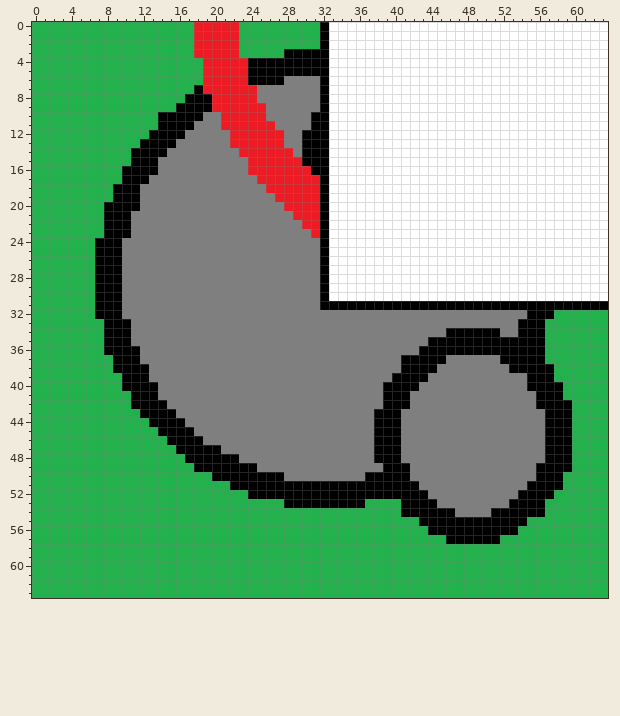
File history of a pixel-art sprite, src/Base3.png. Above, as it was before the edit.
The file is 64x64 pixels. Colours within 5 levels of each other are drawn and written as one.
The same view after the edit:
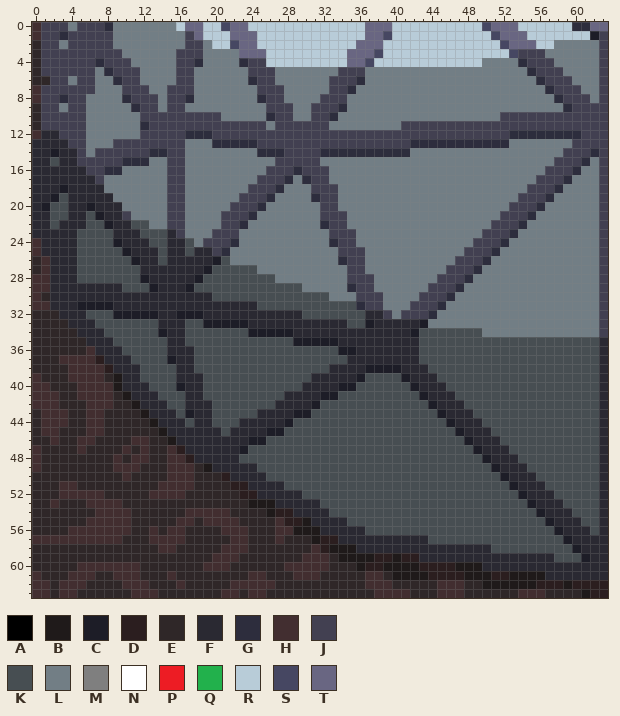
Palette (. is transparent): A #000000  B #1f1a1a  C #1d1d27  D #2b1e1f  E #2f2728  F #2a2932  G #2d2d3d  H #422e30  J #424051  K #474e52  L #727e85  M #7f7f7f  N #ffffff  P #ed1c24  Q #22b14c  R #b8ccd8  S #464762  T #696682
What changed:
Changed rows in their new state; - is an unchanged pixel.
first column x 0:
 0 HJJJLJJJGLLLLLLLRTTRRSTTRRRRRRRRRRRRRTTTRRRRRRRRRRSTTTRRRRRRGGTT
 1 HJJGJJJJJLLLLLLLLJTRRRTTTRRRRRRRRRRRRTTSRRRRRRRRRRRSTTTRRRRRRRCJ
 2 EJJLJJJJJLLLLLLLLJJLRRSTTRRRRRRRRRRRTTTRRRRRRRRRRRRRSTTTRRLLLLLJ
 3 EJJJJJJJJJLLLLLLJJJLLLLTTTRRRRRRRRRTTTSRRRRRRRRRRRRRRSJJJLLLLLLJ
 4 EJJJJJJGJJJLLLLLJJGLLLLGJJRRRRRRRRRTTSRRRRRRRRRRRRLLLLGJJJLLLLLJ
 5 EJJJJJJLGJJJLLLLJJLLLLLLJJJLLLLLLLJJJLLLLLLLLLLLLLLLLLLGJJJLLLLJ
 6 EEJJLJJLLGJJLLLLJJLLLLLLGJJLLLLLLJJJGLLLLLLLLLLLLLLLLLLLGJJJLLLJ
 7 HJJJJJJLLLJJJLLJJJLLLLLLLJJJLLLLLJJGLLLLLLLLLLLLLLLLLLLLLGJJJLLJ
 8 HJJGJJLLLLGJJJLJJGLLLLLLLGJJLLLLJJJLLLLLLLLLLLLLLLLLLLLLLLGJJJLJ
 9 EJJLJJLLLLLGJJLJJLLLLLLLLLJJJLLJJJGLLLLLLLLLLLLLLLLLLLLLLLLGJJJJ
10 EJJJJJLLLLLLJJJJJJJJJLLLLLGJJLLJJGLLLLLLLLLLLLLLLLLLJJJJJJJJJJJJ
11 EJJJJJLLLLLLGJJJJJJJJJJJJJLJJJJJJLLLLLLLLJJJJJJJJJJJJJJJJJJJJJJJ
12 HFFJJJLLLLLLJJJJJGGGJJJJJJJJJJJJJJJJJJJJJJJJJJJJJJJJJGGGGGGGGJJJ
13 FFFFJJLLLJJJJJJJJLLLGGGGGJJJJJJJJJJJJJJJJJGGGGGGGGGGGLLLLLLLJJJJ
14 FFCFFJLJJJJJJGGJJLLLLLLLLGGGJJJJGGGGGGGGGGLLLLLLLLLLLLLLLLLJJJGJ
15 FFKFFJJJJJGGGLLJJLLLLLLLLLLJJJJJLLLLLLLLLLLLLLLLLLLLLLLLLLJJJGLJ
16 FFFFFFJJGGLLLLLJJLLLLLLLLLJJJGJJJLLLLLLLLLLLLLLLLLLLLLLLLJJJGLLJ
17 FFFFFFFJLLLLLLLJJLLLLLLLLJJJGLGJJLLLLLLLLLLLLLLLLLLLLLLLJJJGLLLJ
18 FFFCFFFFLLLLLLLJJLLLLLLLJJJGLLLJJJLLLLLLLLLLLLLLLLLLLLLJJJGLLLLJ
19 FFCKFFFFFLLLLLLJJLLLLLLJJJGLLLLGJJLLLLLLLLLLLLLLLLLLLLJJJGLLLLLJ
20 FCKKFFCFFFLLLLLJJLLLLLJJJGLLLLLLJJLLLLLLLLLLLLLLLLLLLJJJGLLLLLLJ
21 FFKKFFKCFFJLLLLJJLLLLJJJGLLLLLLLJJJLLLLLLLLLLLLLLLLLJJJGLLLLLLLJ
22 FFKFFFKKCFFKKLLJJLLLLJJGLLLLLLLLGJJLLLLLLLLLLLLLLLLJJJGLLLLLLLLJ
23 FFFFFKKKKFFFKKKFJLLLJJJLLLLLLLLLLJJJLLLLLLLLLLLLLLJJJGLLLLLLLLLJ
24 HFFFFKKKKCFFFKKFFKLJJJGLLLLLLLLLLGJJLLLLLLLLLLLLLJJJGLLLLLLLLLLJ
25 HFFFFKKKKKCFFFKFFKFFJGLLLLLLLLLLLLJJJLLLLLLLLLLLJJJGLLLLLLLLLLLJ
26 EHFFFKKKKKKCFFKFFFFFCKLLLLLLLLLLLLGJJLLLLLLLLLLJJJGLLLLLLLLLLLLJ
27 EHFFFKKKKKKKFFFFFFFCKKKKKLLLLLLLLLLJJLLLLLLLLLJJJGLLLLLLLLLLLLLJ
28 HHFFFKKKKKKKCFFFFFCKKKKKKKKLLLLLLLLJJJLLLLLLLJJJGLLLLLLLLLLLLLLJ
29 HHFFFFFFFFKKKCFFFCKKKKKKKKKKKKLLLLLGJJLLLLLLJJJGLLLLLLLLLLLLLLLJ
30 HEFFFFFFFFFFFFFFFFFFKKKKKKKKKKKKKLLLJJJLLLLJJJGLLLLLLLLLLLLLLLLJ
31 HHFFFCCCCFFFFFFFFFFFFFFFFKKKKKKKKKKKGJJLLLJJJGLLLLLLLLLLLLLLLLLJ
32 EEEFFFKKKCCCCCFFCCCFFFFFFFFFFFKKKKKKKFFJLJJJGLLLLLLLLLLLLLLLLLLJ
33 EEEEFFFKKKKKKKFFFKKCCCCCFFFFFFFFFFFKKCFFFFFCLLLLLLLLLLLLLLLLLLLJ
34 EEEEEFFFKKKKKKCFFKKKKKKKCCCCCFFFFFFFFFFFFFCKKKKKKKLLLLLLLLLLLLLJ
35 EEEEEEFFFKKKKKKFFKKKKKKKKKKKKCCCCCFFFFFFFFFKKKKKKKKKKKKKKKKKKKKF
36 EEEEEEHFFFKKKKKFFFKKKKKKKKKKKKKKKKCCFFFFFFFKKKKKKKKKKKKKKKKKKKKF
37 EEEHHHHDFFFKKKKCFFKKKKKKKKKKKKKKKKKFFFFFFFFKKKKKKKKKKKKKKKKKKKKF
38 EEEEHHHHDFFFKKKKFFKKKKKKKKKKKKKKKFFFFCCCCFFFKKKKKKKKKKKKKKKKKKKF
39 HEEEHHHHEBFFKKKKFFFKKKKKKKKKKKKFFFFFCKKKKCFFFKKKKKKKKKKKKKKKKKKF
40 HHEEEHHHHBFFFKKKCFFKKKKKKKKKKKFFFFCCKKKKKKCFFFKKKKKKKKKKKKKKKKKF
41 HHHEEHHHHEBFFFKKKFFKKKKKKKKKFFFFCCKKKKKKKKKCFFFKKKKKKKKKKKKKKKKF
42 HHHEEEHHHEEBFFFKKFFFKKKKKKKFFFFCKKKKKKKKKKKKCFFFKKKKKKKKKKKKKKKF
43 EHHHEEHHEEEEBFFFKCFFKKKKKFFFFCCKKKKKKKKKKKKKKCFFFKKKKKKKKKKKKKKF
44 EHHHEEHHEEEEEBFFFKFFKKKFFFFFCKKKKKKKKKKKKKKKKKCFFFKKKKKKKKKKKKKF
45 EHHEEEHHEEEEEEBFFFFFFKFFFFCCKKKKKKKKKKKKKKKKKKKCFFFKKKKKKKKKKKKF
46 EEHEEHHEEEEHHEEBFFFFFFFFCCKKKKKKKKKKKKKKKKKKKKKKCFFFKKKKKKKKKKKF
47 HEEEEHEEEEHEHEEHDFFFFFFCKKKKKKKKKKKKKKKKKKKKKKKKKCFFFKKKKKKKKKKF
48 HEEEEEEEEHEHHEEHHDFFFFFKKKKKKKKKKKKKKKKKKKKKKKKKKKCFFFKKKKKKKKKF
49 HEEEEEEEEHHHEEEHHHEBFFFFFKKKKKKKKKKKKKKKKKKKKKKKKKKCFFFKKKKKKKKF
50 EEEEEEEEEEHEEEEHHHEEEDFFFFKKKKKKKKKKKKKKKKKKKKKKKKKKCFFFKKKKKKKF
51 EEEHHEEEEEEEEEHHHHEEEEDDFFFFKKKKKKKKKKKKKKKKKKKKKKKKKCFFFKKKKKKF
52 EEEHHHHHEEEEEHHHHEEEEEEDDFFFFFKKKKKKKKKKKKKKKKKKKKKKKKCFFFKKKKKF
53 EEHEEEHHHHEEEEEEEEEEEEEEBBBFFFFFKKKKKKKKKKKKKKKKKKKKKKKCFFFKKKKF
54 EEEEEEEHHHHEEEEEEHHHHHEEEEBDDFFFFKKKKKKKKKKKKKKKKKKKKKKKCFFFKKKF
55 EEEEEEHHHHHEEEEEHHEHHHHEEEEHDDBFFFFKKKKKKKKKKKKKKKKKKKKKKCFFFKKF
56 EEEEHHHHHHHEEHEHHEEEEHHHEEEHHBBBFFFFFKKKKKKKKKKKKKKKKKKKKKCFFFKF
57 HHHHHHHHHHEEEHHHHEEEEEHHEEEHEEEBDDFFFFFFFFFFKKKKKKKKKKKKKKKCFFFF
58 EEEEEEEEEEEEEEHHEEEEEHHHEEEEEEEHDBBBFFFFFFFFFFFFFFFKKKKKKKKKCFFF
59 EEEEEEEEEEEEEEEEEEEEHHHEEEEEEEHHHEBBBBDDBDDFFFFFFFFFFFFFFFKKKCFF
60 EEEEEHHHHHHHEEEEEEEHHHEEEEEEHHHHHEEEBDDBBBBDDDDBBBFFFFFFFFFFFFFF
61 HEEEHHHEEHHHEEEHEEEEEEEEHHEEEHHHEEEEEHHEBBBBDDDDBBBDDBBBBFFFFFFF
62 HHEHHHEEEEHHHEEEHEEEEEHHHHHEEEEEEEEEEHHHEEEEEHHHEEBBBBBBDDDBDDDD
63 HHEHHEEEEEEHHHEEEEEEEHHEHHEEEEEEEEEEEEHHHHEEEHHHEEEEEEHHHEEEEBDD
Changed places in both pictures, as pixel boxes (x1, y1, x2, y2):
changed: (32, 22, 608, 598)
